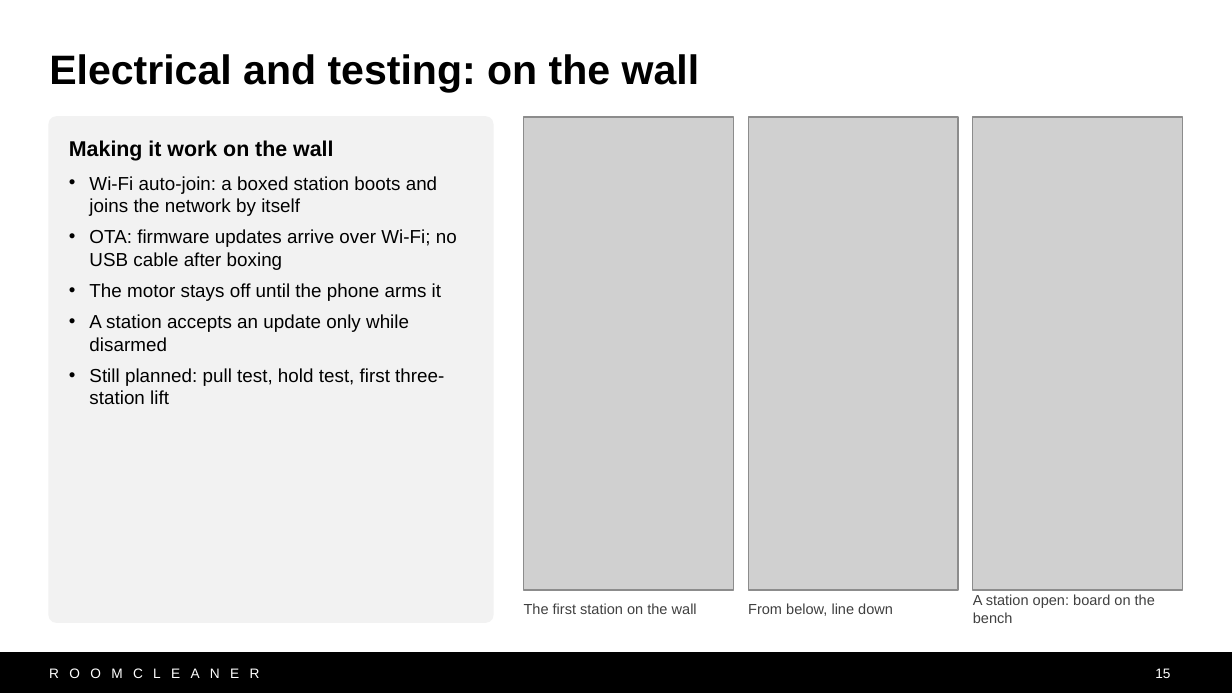
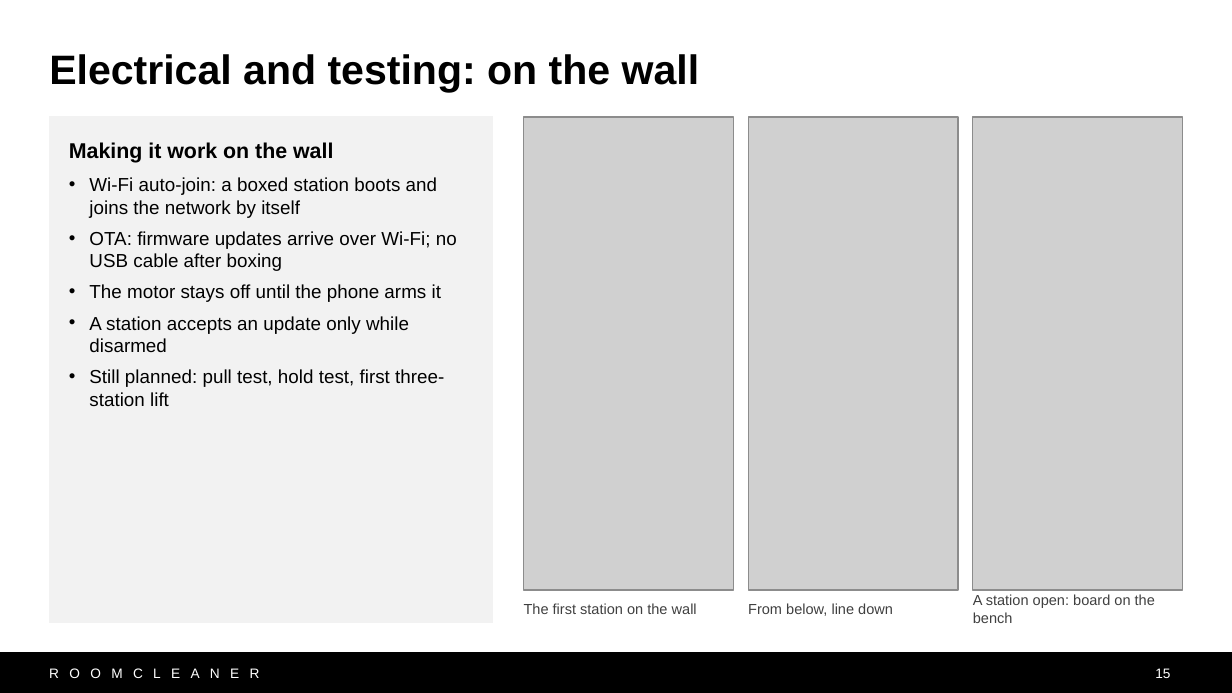
Before and after one commit to Jaspario1199/RoomCleaner, a slide deck: slide 15 of docs/presentation/deck_v10/RoomCleaner_Buntinx_v10.pptx. Drawn at 1232x693 pixels with LibreOffice and Linux fonts; fonts in the diff are those of the drawing; grey boxes stand for pictures. Boxes give left, top, right and bottom in pixels: in the first picture for what was removed or moved away, otherwise in the second. Text is boxed around its words. In the diff, an @@ line names an element or a change of style, - is before the commit and + after.

```diff
--- a/docs/presentation/deck_v10/RoomCleaner_Buntinx_v10.pptx
+++ b/docs/presentation/deck_v10/RoomCleaner_Buntinx_v10.pptx
@@ rectangle "Making it work on the ...": place and size @@
-rectangle "Making it work on the ..." at (89,176,457,404)
+rectangle "Making it work on the ..." at (49,117,493,622)
@@ rectangle "Making it work on the ..." at (49,117,493,622): fill none to #F2F2F2; outline none to #F2F2F2 0.75 pt @@
@@ rounded rectangle removed at (49,117,493,622) @@
@@ text in rectangle at (69,142,333,163): paragraph added @@
+Making it work on the wall
@@ text removed at (69,140,333,161) @@
-Making it work on the wall
```
Also in this commit, not shown: 15 other slides changed, 4 other files.
